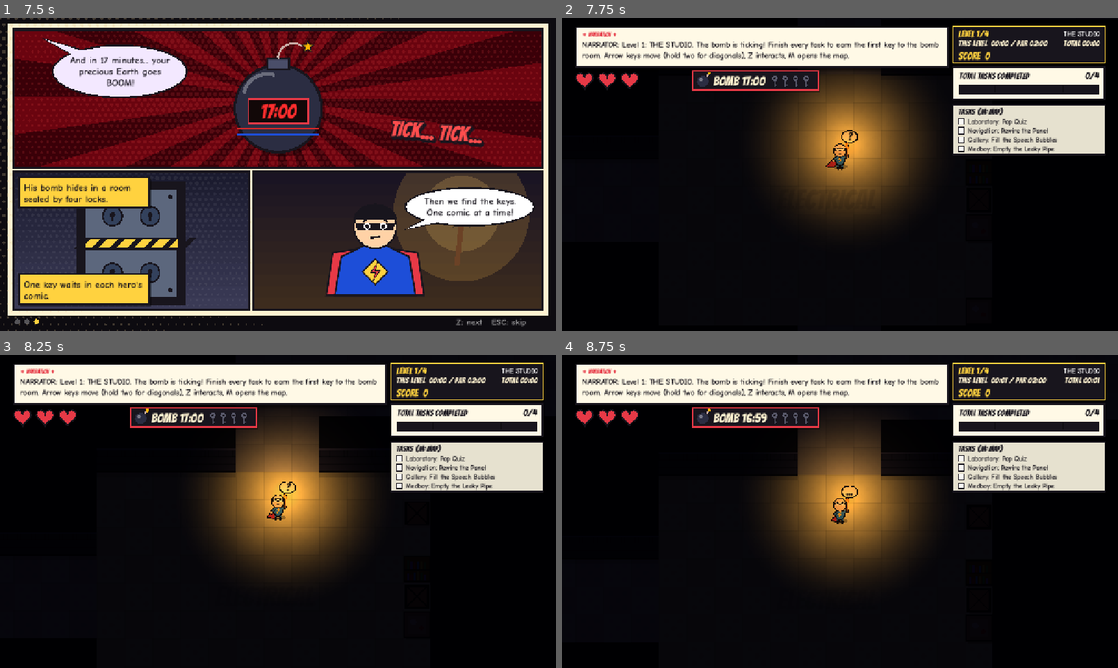
Above: before the commit, frames 1-4 (two rows, left to right).
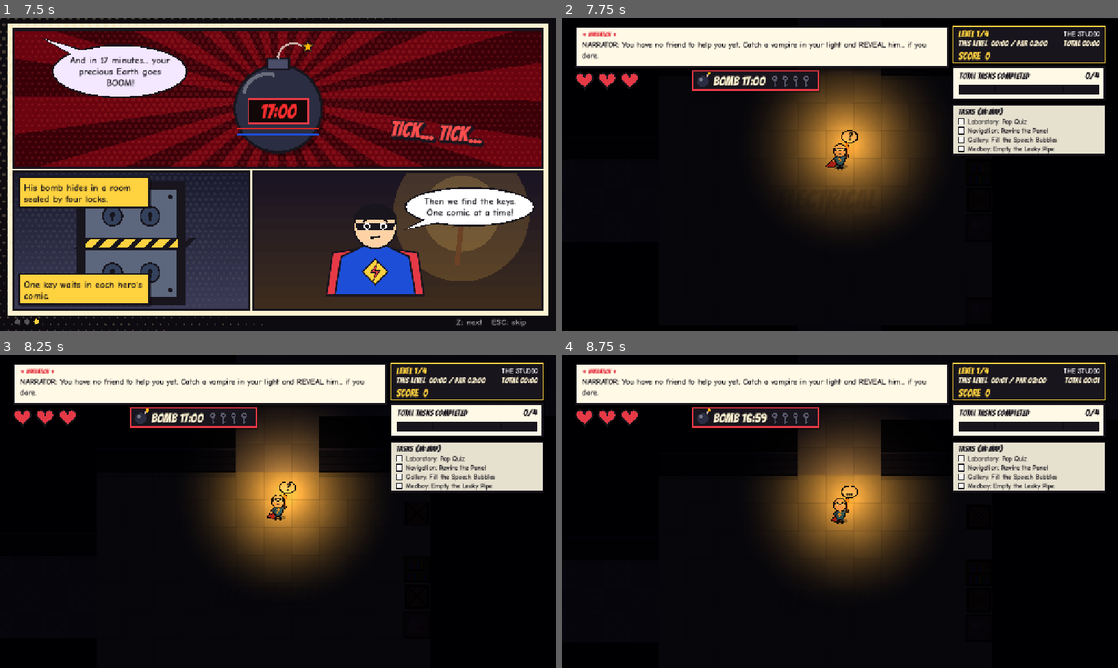
Above: after the commit, the same moments.

Repository: SankeerthNara/TGC-Game-Jam
Game: Godot game, scene res://scenes/main/main.tscn
The game is run twice, just before and just after one commit, with the same random seed, the same clock (stepped at 60 frames per second) and the same inputs. Sound files missing from this copy of the repository are replaced by a short silence.
Inputs (mouse positions are in pixels of both pictures, inside the frame that each line leads up to):
- Up to frame 1 (7.5 s): click "START READING" at 0.5 s; tap Enter at 1.25, 5.85 s; move the mouse to (400, 158) at 1.27 s; hold Right 1.28-2 s; tap F at 1.35, 3.05, 4.55, 6.05 s; click (400, 158) at 1.42 s; tap Space at 1.52, 1.82, 4.52, 4.82 s; drag from (166, 190) to (250, 237) at 2.02 s; move the mouse to (333, 105) at 2.77 s; hold Right 2.78-3.5 s; tap M at 2.85 s; drag from (250, 237) to (111, 127) at 3.52 s; move the mouse to (444, 221) at 4.27 s; hold Left 4.28-5 s; tap Z at 4.35 s; drag from (111, 127) to (194, 96) at 5.02 s; move the mouse to (305, 174) at 5.77 s; hold Down 5.78-6.5 s; click (305, 174) at 5.92 s; drag from (194, 96) to (166, 190) at 6.52 s; move the mouse to (400, 158) at 7.27 s; hold Up from 7.28 s (still down); tap 1 at 7.35 s
- Up to frame 2 (7.75 s): keep holding Up; tap Space at 7.52 s; tap F at 7.55 s
- Up to frame 3 (8.25 s): tap Space at 7.82 s; release Up at 8 s; drag from (166, 527) to (250, 574) at 8.02 s
- Up to frame 4 (8.75 s): no input

Frame 1 is identical in both runs. In frame 2, 1.3% of the frame differs, in the area x 3-68%, y 7-14%; in frame 3, 1.3%; in frame 4, 1.3%.

Commit message:
feat: give tasks to your friend with F; he walks there, works with a progress ring and finishes it (30/24/18 s by level)
Replaces the friend's random task finishing in level 3+. Task list marks his tasks with progress.

Co-Authored-By: Claude Opus 5.5 <noreply@anthropic.com>

Diff:
--- a/new-game-project/scripts/core/main.gd
+++ b/new-game-project/scripts/core/main.gd
@@ -304,8 +304,8 @@
 		world.on_ally_revealed()
 		score.on_friend_revealed()
 		_enter_world()
-		var helps := ["points you to tasks", "points you to the nearest task", "also finishes small tasks and buys you time", "also fixes a sabotage and shields you once"]
-		EventBus.caption_changed.emit("NARRATOR: A friend! He is not afraid of light now, and he %s." % helps[clampi(level_idx, 0, 3)])
+		var helps := ["points you to tasks", "points you to the nearest task", "points to tasks and buys you time on sabotage", "buys you time, fixes a sabotage and shields you once"]
+		EventBus.caption_changed.emit("NARRATOR: A friend! He is not afraid of light now, and he %s. Stand at a task and press F: he will do it for you!" % helps[clampi(level_idx, 0, 3)])
 	elif reveal:
 		world.vampires.reveal_villain(i)
 		_start_parkour(i)
--- /dev/null
+++ b/new-game-project/scripts/tools/friend_task_test.gd
@@ -0,0 +1,66 @@
+extends Node
+## Checks that a revealed friend does the tasks handed to him with F (not part of the game).
+
+var fails := 0
+
+
+func check(ok: bool, what: String) -> void:
+	print(("PASS " if ok else "FAIL ") + what)
+	if not ok:
+		fails += 1
+
+
+func frames(n: int) -> void:
+	for i in n:
+		await get_tree().process_frame
+
+
+func _ready() -> void:
+	var main: Node = (load("res://scenes/main/main.tscn") as PackedScene).instantiate()
+	get_tree().root.add_child.call_deferred(main)
+	await frames(5)
+	EventBus.request_start_game.emit()
+	await frames(3)
+	main._overlay.skip()
+	await frames(3)
+	main._level_complete()
+	await frames(3)
+	main._overlay.continue_pressed.emit()
+	await frames(5)
+	var w: World = main.world
+	check(main.level_idx == 1 and w.vampires.list.size() == 2, "level 2 with two vampires")
+	# no friend yet: F only explains
+	w._assign_to_friend()
+	check(w.assigned.is_empty(), "F does nothing without a friend")
+	var fi := 0 if w.vampires.role_of(0) == "friend" else 1
+	w.vampires.reveal_friend(fi)
+	w.on_ally_revealed()
+	# stand in front of the first task and press F
+	var t0: Dictionary = w.tasks[0]
+	w._foot = w.center_of(Vector2i(int(t0["x"]), int(t0["y"]) + 1))
+	w._face = Vector2.UP
+	w._assign_to_friend()
+	check(w.assigned == [String(t0["id"])], "F assigns the task at the console")
+	w._assign_to_friend()
+	check(w.assigned.size() == 1, "the same task is not queued twice")
+	var t1: Dictionary = w.tasks[1]
+	w._foot = w.center_of(Vector2i(int(t1["x"]), int(t1["y"]) + 1))
+	w._assign_to_friend()
+	check(w.assigned.size() == 2, "a second task is queued")
+	# let him work (fast-forward)
+	Engine.time_scale = 10.0
+	var waited := 0.0
+	var saw_progress := false
+	while not w.tasks_done.has(t1["id"]) and waited < 200.0:
+		await get_tree().process_frame
+		waited += get_process_delta_time()
+		if w.vampires.work_progress() > 0.1:
+			if not saw_progress:
+				print("started working at %.1f, dist to hero tiles %.1f" % [waited, (w.vampires.list[fi]["pos"] as Vector2).distance_to(w._foot) / World.TILE])
+			saw_progress = true
+	Engine.time_scale = 1.0
+	check(saw_progress, "the friend shows work progress")
+	check(w.tasks_done.has(t0["id"]) and w.tasks_done.has(t1["id"]), "the friend finished both tasks (%.0f game seconds)" % waited)
+	check(w.assigned.is_empty(), "his queue is empty afterwards")
+	print("FAILS: %d" % fails)
+	get_tree().quit()
--- /dev/null
+++ b/new-game-project/scripts/tools/friend_task_test.tscn
@@ -0,0 +1,6 @@
+[gd_scene format=3]
+
+[ext_resource type="Script" path="res://scripts/tools/friend_task_test.gd" id="1"]
+
+[node name="FriendTaskTest" type="Node"]
+script = ExtResource("1")
--- a/new-game-project/scripts/world/task_hud.gd
+++ b/new-game-project/scripts/world/task_hud.gd
@@ -67,7 +67,7 @@
 	draw_rect(Rect2(lbox.position + Vector2(4, 4), lbox.size), Color(0, 0, 0, 0.3))
 	draw_rect(lbox, Color(1, 0.98, 0.9, 0.9))
 	draw_rect(lbox, INK, false, 3.0)
-	draw_string(FONT_SHOUT, lbox.position + Vector2(12, 22), "TASKS  (M: map)", HORIZONTAL_ALIGNMENT_LEFT, -1, 18, INK)
+	draw_string(FONT_SHOUT, lbox.position + Vector2(12, 22), "TASKS  (M: map, F: give to friend)" if world.vampires.ally_index >= 0 else "TASKS  (M: map)", HORIZONTAL_ALIGNMENT_LEFT, -1, 18, INK)
 	var y := lbox.position.y + 44.0
 	for t: Dictionary in world.tasks:
 		var is_done := world.tasks_done.has(t["id"])
@@ -77,7 +77,13 @@
 		if is_done:
 			draw_line(Vector2(lbox.position.x + 14, y - 6), Vector2(lbox.position.x + 18, y - 1), Color("2dc653"), 3.0)
 			draw_line(Vector2(lbox.position.x + 18, y - 1), Vector2(lbox.position.x + 26, y - 14), Color("2dc653"), 3.0)
-		draw_string(FONT_BODY, Vector2(lbox.position.x + 34, y), "%s: %s" % [t["room"], t["name"]], HORIZONTAL_ALIGNMENT_LEFT, 310, 15, c)
+		var label := "%s: %s" % [t["room"], t["name"]]
+		var friend := not is_done and world.assigned.has(t["id"])
+		if friend:
+			var prog := world.vampires.work_progress() if world.assigned[0] == t["id"] else -1.0
+			label += "  [friend %d%%]" % int(prog * 100.0) if prog >= 0.0 else "  [friend]"
+			c = Color("1d7fa8")
+		draw_string(FONT_BODY, Vector2(lbox.position.x + 34, y), label, HORIZONTAL_ALIGNMENT_LEFT, 310, 15, c)
 		y += lh
 
 
--- a/new-game-project/scripts/world/vampires.gd
+++ b/new-game-project/scripts/world/vampires.gd
@@ -208,8 +208,22 @@
 		v["pos"] = pos.move_toward(target, step)
 
 
+## Seconds the friend needs for one task: slower than you, faster every level.
+const ALLY_WORK := [30.0, 30.0, 24.0, 18.0]
+
+
 func _update_ally(v: Dictionary, delta: float) -> void:
 	var pos: Vector2 = v["pos"]
+	# drop tasks the hero already finished himself
+	while not world.assigned.is_empty() and world.tasks_done.has(world.assigned[0]):
+		world.assigned.pop_front()
+		v["work"] = 0.0
+	if not world.assigned.is_empty():
+		_work_on_task(v, delta)
+		_ally_help(delta)
+		return
+	v["work"] = 0.0
+	v["job"] = ""
 	var gap := pos.distance_to(world._foot) / World.TILE
 	if gap > 14.0:
 		v["pos"] = world._foot + Vector2(world.TILE, 0)
@@ -225,13 +239,49 @@
 	_ally_help(delta)
 
 
+## Walks to the first task in the queue and works on it until it is done.
+func _work_on_task(v: Dictionary, delta: float) -> void:
+	var id: String = world.assigned[0]
+	if String(v.get("job", "")) != id:
+		v["job"] = id
+		v["work"] = 0.0
+		v["path"] = []
+		v["goal"] = world.task_stand_tile(id)
+	var goal: Vector2i = v["goal"]
+	var pos: Vector2 = v["pos"]
+	if pos.distance_to(world.center_of(goal)) > World.TILE * 0.35:
+		v["repath"] = float(v.get("repath", 0.0)) - delta
+		if (v["path"] as Array).is_empty() or float(v["repath"]) <= 0.0:
+			v["repath"] = 1.0
+			v["path"] = _bfs(_tile_of(pos), goal)
+			if (v["path"] as Array).is_empty():
+				v["pos"] = world.center_of(goal) # no path (should not happen): just get there
+		_follow(v, ALLY_SPEED, delta)
+		return
+	v["path"] = []
+	v["work"] = float(v["work"]) + delta
+	if float(v["work"]) >= work_time():
+		v["work"] = 0.0
+		v["job"] = ""
+		world.ally_complete(id)
+
+
+func work_time() -> float:
+	return ALLY_WORK[clampi(world.level_index, 0, 3)]
+
+
+## 0..1 progress on the current task, or -1 when the friend is not working.
+func work_progress() -> float:
+	if ally_index < 0 or world.assigned.is_empty():
+		return -1.0
+	var v: Dictionary = list[ally_index]
+	if String(v.get("job", "")) == "" or not (v["path"] as Array).is_empty():
+		return -1.0
+	return clampf(float(v.get("work", 0.0)) / work_time(), 0.0, 1.0)
+
+
 ## What the friend does for you. It grows with every level.
 func _ally_help(delta: float) -> void:
-	if world.level_index >= 2:
-		ally_task_t += delta
-		if ally_task_t >= 45.0:
-			ally_task_t = 0.0
-			world.ally_finish_a_task()
 	if autofix_t > 0.0:
 		autofix_t -= delta
 		if autofix_t <= 0.0:
@@ -312,5 +362,13 @@
 		c.draw_circle(hp + Vector2(-0.04 * s, 0), s * 0.05, Color("e63946"))
 		c.draw_circle(hp + Vector2(0.04 * s, 0), s * 0.05, Color("e63946"))
 		c.draw_colored_polygon(PackedVector2Array([hp + Vector2(-0.085 * s, 0.015 * s), hp + Vector2(0.085 * s, 0.015 * s), hp + Vector2(0, 0.1 * s)]), Color("e63946"))
+		var prog := work_progress()
+		if prog >= 0.0 and i == ally_index:
+			# progress ring above the friend while he works on a task you gave him
+			var rc := h + Vector2(0, -0.62 * s)
+			c.draw_circle(rc, s * 0.2, Color(0.1, 0.08, 0.15, 0.85))
+			c.draw_arc(rc, s * 0.16, -PI * 0.5, -PI * 0.5 + TAU * prog, 32, Color("4cc9f0"), s * 0.07)
+			var wrench := rc + Vector2(0, -0.01 * s)
+			c.draw_line(wrench + Vector2(-0.06, 0.06) * s, wrench + Vector2(0.06, -0.06) * s, Color.WHITE, s * 0.035)
 	elif state == "frozen":
 		c.draw_string(ThemeDB.fallback_font, h + Vector2(-6, -s * 0.3), "!", HORIZONTAL_ALIGNMENT_LEFT, -1, 30, Color("ffe066"))
--- a/new-game-project/scripts/world/world.gd
+++ b/new-game-project/scripts/world/world.gd
@@ -118,6 +118,7 @@
 var _mood_timer := 0.0
 var _pops: Array[Dictionary] = []
 var _task_at := {} ## Vector2i -> task dictionary
+var assigned: Array[String] = [] ## task ids handed to the friend (F), in order
 var _room_of := PackedInt32Array()
 var _room_colors: Array[Color] = []
 var _task_hud: TaskHUD
@@ -200,6 +201,7 @@
 		for yy in range(int(rm["y"]), int(rm["y"]) + int(rm["h"])):
 			for xx in range(int(rm["x"]), int(rm["x"]) + int(rm["w"])):
 				_room_of[yy * cols + xx] = i
+	assigned.clear()
 	_task_at.clear()
 	for t: Dictionary in tasks:
 		_task_at[Vector2i(int(t["x"]), int(t["y"]))] = t
@@ -776,6 +778,9 @@
 			_minimap_open = false
 			_minimap.visible = false
 		return
+	if station_mode and event.keycode == KEY_F:
+		_assign_to_friend()
+		return
 	if event.keycode in [KEY_Z, KEY_ENTER, KEY_SPACE, KEY_E]:
 		if station_mode:
 			_interact_station()
@@ -920,6 +925,63 @@
 	hero.drive(_foot + Vector2(0, -TILE * 0.2), moving, v.x, _foot + _face * TILE * 2.0, delta)
 	_update_torch()
 	queue_redraw()
+
+
+## F at a console: the friend goes there and does that task for you.
+func _assign_to_friend() -> void:
+	var t := _nearest_console()
+	if vampires.ally_index < 0:
+		message.emit("NARRATOR: You have no friend to help you yet. Catch a vampire in your light and REVEAL him... if you dare.")
+		return
+	if t.x < 0:
+		message.emit("NARRATOR: Stand at a task console and press F to hand it to your friend.")
+		return
+	var task: Dictionary = _task_at[t]
+	if task.get("is_fix", false):
+		message.emit("NARRATOR: Sabotage is your job, hero. Your friend only takes regular tasks.")
+	elif tasks_done.has(task["id"]):
+		message.emit("NARRATOR: That one is already done.")
+	elif assigned.has(task["id"]):
+		message.emit("NARRATOR: Your friend is already on \"%s\"." % task["name"])
+	else:
+		assigned.append(String(task["id"]))
+		var queue_note := "" if assigned.size() == 1 else " (%d tasks in his queue)" % assigned.size()
+		message.emit("NARRATOR: Your friend will do \"%s\"%s. Go do something else!" % [task["name"], queue_note])
+
+
+## The friend finished a task you gave him.
+func ally_complete(task_id: String) -> void:
+	assigned.erase(task_id)
+	if tasks_done.has(task_id):
+		return
+	var nm := task_id
+	for t: Dictionary in tasks:
+		if t["id"] == task_id:
+			nm = String(t["name"])
+	complete_task(task_id)
+	ally_helped.emit(nm)
+	if all_tasks_done():
+		tasks_all_done.emit()
+
+
+## Where the friend stands to work on a task.
+func task_stand_tile(task_id: String) -> Vector2i:
+	for t: Dictionary in tasks:
+		if t["id"] == task_id:
+			return find_free_tile(Vector2i(int(t["x"]), int(t["y"]) + 1))
+	return Vector2i(-1, -1)
+
+
+func _nearest_console() -> Vector2i:
+	var best := Vector2i(-1, -1)
+	var best_d := TILE * 1.75
+	for t: Vector2i in _task_at:
+		var c := _center(t)
+		var d := _foot.distance_to(c)
+		if d < best_d and (c - _foot).normalized().dot(_face) > -0.35:
+			best_d = d
+			best = t
+	return best
 
 
 func _interact_station() -> void:
